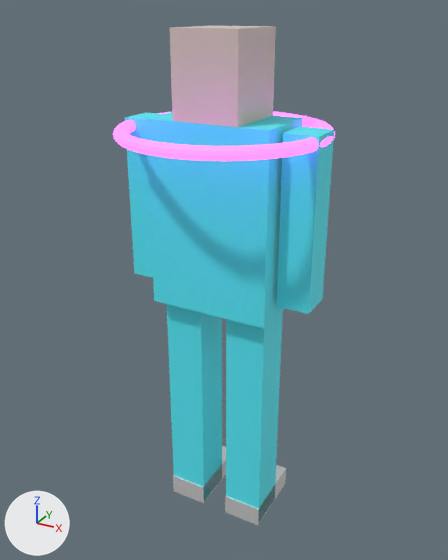
An edit to the FBX model Tools/blender/out_crew/CREW_EDI.fbx, drawn before and after from the same camera.
One viewpoint serves both versions: a 50 mm camera at (0.94, -1.71, 1.802) aimed at (-0.013, 0.023, 0.936). Lighting does not change. The marker at lower left points along +X, +Y and +Z. The first picture is the older version.

Objects in the first picture: 'CREW_EDI'.
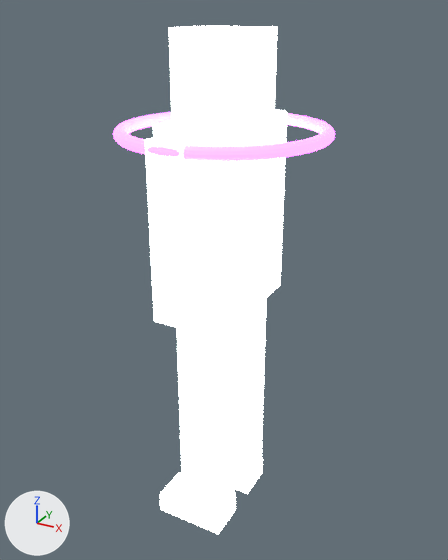
What the commit changed:
In material 'EDI_body' (mat_edi_body), emission_strength is now set to 5.0.
In material 'EDI_face' (mat_edi_face), emission_strength is now set to 5.0.
In material 'EDI_trim' (mat_edi_trim), emission_strength is now set to 5.0.
In material 'EDI_accent' (mat_edi_accent), emission_strength goes from 3.0 to 5.0.
Object 'CREW_EDI' (ob_crew_edi) turns from (90, 0, 0) to (90, 0, 90) degrees about x, y and z.

Where the change shows, as pixel boxes (x1, y1, x2, y2) in the pictures (448 x 560 px):
'CREW_EDI', surface changed, turned
    before: (113, 26, 335, 525)
    after: (113, 26, 335, 534)
